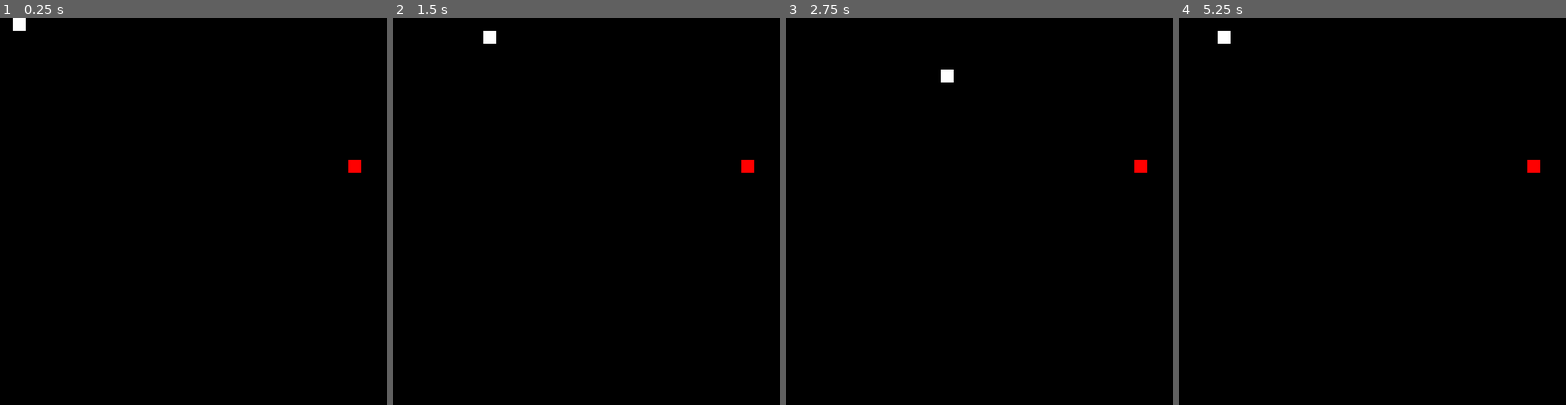
Above: before the commit, frames 1-4 (left to right).
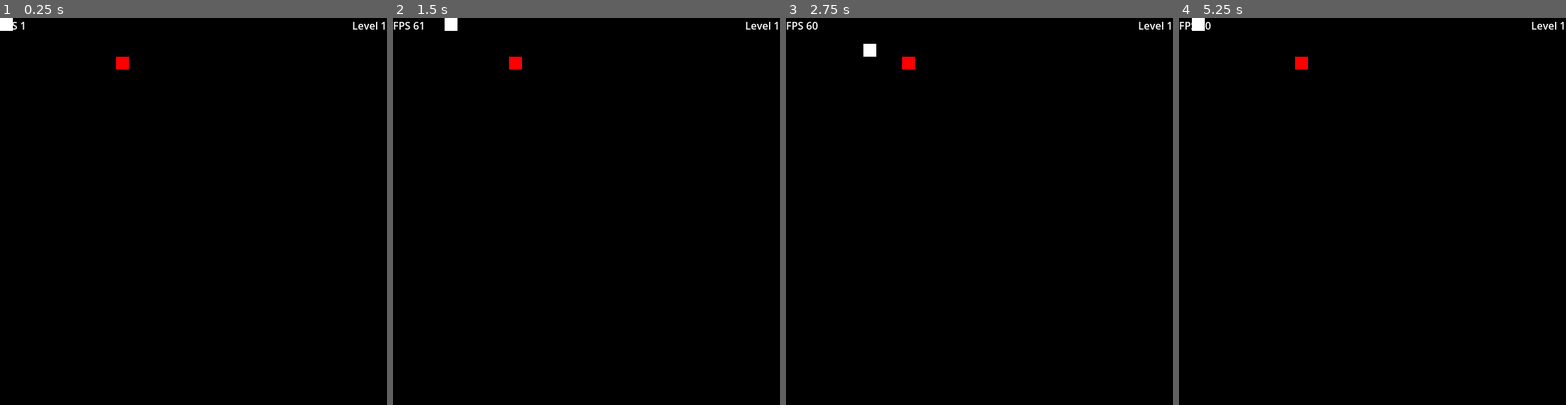
Above: after the commit, the same moments.

Repository: aldi-ms/Snake
Game: Godot game, scene res://scenes/game.tscn
The game is run twice, just before and just after one commit, with the same random seed, the same clock (stepped at 60 frames per second) and the same inputs.
Inputs:
- Up to frame 1 (0.25 s): no input
- Up to frame 2 (1.5 s): hold D (right) 0.53-1.28 s; hold S (down) from 1.28 s (still down)
- Up to frame 3 (2.75 s): release S (down) at 2.03 s; hold D (right) from 2.03 s (still down)
- Up to frame 4 (5.25 s): release D (right) at 2.78 s; hold W (up) 2.78-3.53 s; hold A (left) 3.53-5.03 s; hold S (down) from 5.03 s (still down)

The runs differ from the first frame. In frame 1, 0.5% of the frame differs, in the area x 0-100%, y 0-40%; in frame 2, 0.6%; in frame 3, 0.6%, in the area x 0-100%, y 1-40%; in frame 4, 0.6%.

Commit message:
Added UI elements - level & fps

Diff:
--- /dev/null
+++ b/scenes/fps_meter_control.tscn
@@ -0,0 +1,16 @@
+[gd_scene load_steps=2 format=3 uid="uid://d34bmff5qub3w"]
+
+[ext_resource type="Script" path="res://scripts/fps_label.gd" id="1_v6ku4"]
+
+[node name="FPSMeterControl" type="Control"]
+layout_mode = 3
+anchors_preset = 0
+offset_right = 40.0
+offset_bottom = 40.0
+
+[node name="CanvasLayer" type="CanvasLayer" parent="."]
+
+[node name="FPSLabel" type="Label" parent="CanvasLayer"]
+offset_right = 40.0
+offset_bottom = 23.0
+script = ExtResource("1_v6ku4")
--- a/scenes/game.tscn
+++ b/scenes/game.tscn
@@ -1,12 +1,24 @@
-[gd_scene load_steps=4 format=3 uid="uid://d2betp8ii568r"]
+[gd_scene load_steps=6 format=3 uid="uid://d2betp8ii568r"]
 
 [ext_resource type="Script" path="res://scripts/game.gd" id="1_t5b7b"]
 [ext_resource type="PackedScene" uid="uid://c8b7m62j6jmc1" path="res://scenes/snake.tscn" id="2_5y6qt"]
 [ext_resource type="PackedScene" uid="uid://3a7014pifw1m" path="res://scenes/fruit.tscn" id="2_ehwge"]
+[ext_resource type="PackedScene" uid="uid://d34bmff5qub3w" path="res://scenes/fps_meter_control.tscn" id="4_mpoig"]
+[ext_resource type="PackedScene" uid="uid://cxus21ivtpei6" path="res://scenes/level_info_control.tscn" id="5_kdivt"]
 
 [node name="Game" type="Node2D"]
 script = ExtResource("1_t5b7b")
 
+[node name="LevelInfoControl" parent="." instance=ExtResource("5_kdivt")]
+anchors_preset = 0
+anchor_left = 0.0
+anchor_right = 0.0
+offset_left = 0.0
+offset_right = 40.0
+grow_horizontal = 1
+
+[node name="FPSMeterControl" parent="." instance=ExtResource("4_mpoig")]
+
 [node name="Fruit" parent="." instance=ExtResource("2_ehwge")]
 
 [node name="Snake" parent="." instance=ExtResource("2_5y6qt")]
--- /dev/null
+++ b/scenes/level_info_control.tscn
@@ -0,0 +1,24 @@
+[gd_scene load_steps=2 format=3 uid="uid://cxus21ivtpei6"]
+
+[ext_resource type="Script" path="res://scripts/level_info_control.gd" id="1_0ire5"]
+
+[node name="LevelInfoControl" type="Control"]
+layout_mode = 3
+anchors_preset = 1
+anchor_left = 1.0
+anchor_right = 1.0
+offset_left = -60.0
+offset_right = -20.0
+offset_bottom = 40.0
+grow_horizontal = 0
+script = ExtResource("1_0ire5")
+
+[node name="CanvasLayer" type="CanvasLayer" parent="."]
+
+[node name="LevelLabel" type="Label" parent="CanvasLayer"]
+anchors_preset = 1
+anchor_left = 1.0
+anchor_right = 1.0
+offset_left = -40.0
+offset_bottom = 23.0
+grow_horizontal = 0
--- /dev/null
+++ b/scripts/fps_label.gd
@@ -0,0 +1,4 @@
+extends Label
+
+func _process(_delta):
+	set_text("FPS %d" % Engine.get_frames_per_second())
--- a/scripts/game.gd
+++ b/scripts/game.gd
@@ -13,6 +13,7 @@
 	window_size = get_viewport().get_visible_rect().size
 	rows = floor(window_size.x / size)
 	cols = floor(window_size.y / size)
+	print("grid_size: %s, %s" % [rows, cols])
 
 func _process(delta):
 	if should_spawn_fruit:
@@ -24,11 +25,16 @@
 		var frt = fruits.pop_at(eaten_idx)
 		frt.queue_free()
 		should_spawn_fruit = true
+		$LevelInfoControl.level += 1
 
 func spawn_fruit():
-	var grid_position = Vector2(randi_range(0, rows), randi_range(0, cols))
+	# TODO: Check so that fruit is not spawned on top of snake
+
+	var grid_position = Vector2(randi_range(0, rows - 1), randi_range(0, cols - 1))
+	print("spawn_fruit: grid_pos=", grid_position)
 	var fruit = fruit_scene.instantiate()
 	var pos = Vector2(grid_position.x * size, grid_position.y * size)
+	print("spawn_pos", pos)
 	fruit.init(pos, size)
 	$".".add_child(fruit)
 	return fruit
--- /dev/null
+++ b/scripts/level_info_control.gd
@@ -0,0 +1,7 @@
+extends Control
+
+var level := 1
+
+# Called every frame. 'delta' is the elapsed time since the previous frame.
+func _process(_delta):
+	$CanvasLayer/LevelLabel.set_text("Level %d" % level)
--- a/scripts/snake.gd
+++ b/scripts/snake.gd
@@ -5,11 +5,10 @@
 var head: Rect2
 var dir: Vector2
 var pos: Vector2
-var speed := 2
+var speed := 70
 var length := 0
 var tail = []
-#var grid_rows: int
-#var grid_cols: int
+var old_dir: Vector2
 
 func _ready():
 	var window_size = get_viewport().get_visible_rect().size
@@ -19,8 +18,9 @@
 	head = Rect2(Vector2.ZERO, Vector2(size, size))
 	pos = Vector2.ZERO
 	dir = Vector2.RIGHT
+	old_dir = Vector2.ZERO
 
-func _process(delta):
+func process_movement():
 	if Input.is_action_just_pressed("down") && dir != Vector2.UP:
 		dir = Vector2.DOWN
 	elif Input.is_action_just_pressed("up") && dir != Vector2.DOWN:
@@ -30,15 +30,22 @@
 	elif Input.is_action_just_pressed("right") && dir != Vector2.LEFT:
 		dir = Vector2.RIGHT
 
+func _process(delta):
+	process_movement()
 	var old_head_pos = head.position
-	var delta_position = dir * speed
-	pos += delta_position
-	head.position = get_grid_position(pos)
 
-	if length > 0 && head.position != old_head_pos:
-		tail.push_front(old_head_pos)
-		tail.pop_back()
+	if (old_dir + dir != Vector2.ZERO):
+		var delta_position = dir * speed * delta
+		pos += delta_position
+		head.position = get_grid_position(pos)
+	else:
+		print("dead")
 
+	if head.position != old_head_pos:
+		old_dir = (head.position - old_head_pos).normalized()
+		if length > 0:
+			tail.push_front(old_head_pos)
+			tail.pop_back()
 	queue_redraw()
 
 func _draw():
@@ -52,10 +59,10 @@
 	for i in range(fruits.size()):
 		var fruit_pos = fruits[i].rect.position
 		if get_grid_position(pos) == fruit_pos:
-			print("food")
 			length += 1
 			tail.push_front(fruit_pos)
 			eaten_idx = i
+			speed += 20
 			break
 	return eaten_idx
 
